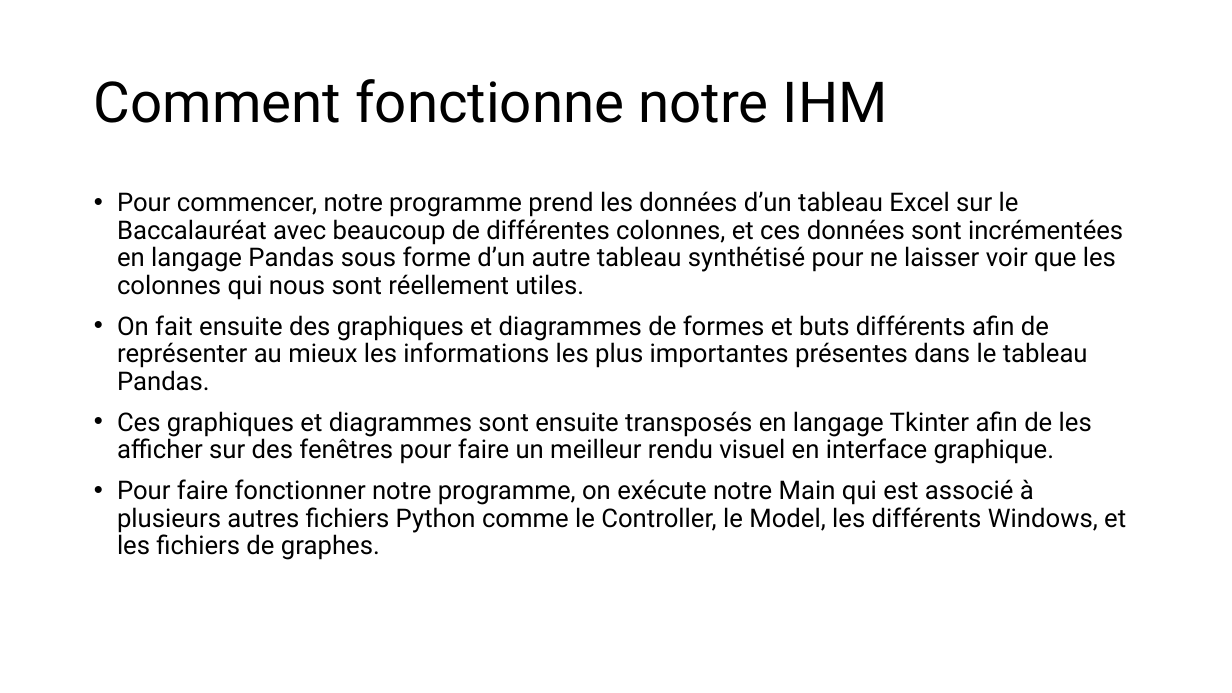
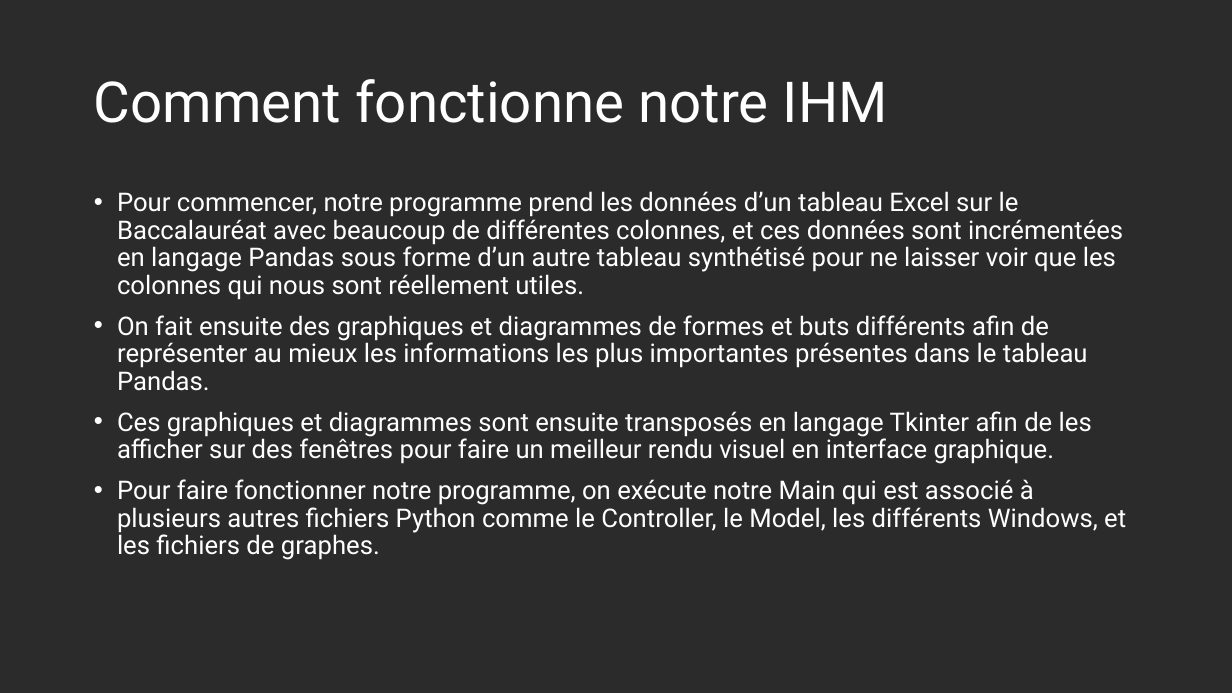
Before and after one commit to louislefebvre12/2025_2026_nsi_1e02_projet2_gp7, a slide deck: slide 3 of Présentation_du_projet_Python.pptx. Drawn at 1232x693 pixels with LibreOffice and Linux fonts; fonts in the diff are those of the drawing; background and template pictures are left out; a plain dark background stands for a picture behind light text. Boxes give left, top, right and bottom in pixels: in the first picture for what was removed or moved away, otherwise in the second. Text is boxed around its words. In the diff, an @@ line names an element or a change of style, - is before the commit and + after.

```diff
--- a/Présentation_du_projet_Python.pptx
+++ b/Présentation_du_projet_Python.pptx
@@ background #FFFFFF to picture (left out) @@
@@ title "Comment fonctionne notre IHM" at (94, 79, 888, 123): text colour #000000 to #FFFFFF @@
@@ text "Pour commencer, notre programme prend ..." at (117, 191, 1126, 560): text colour #000000 to #FFFFFF @@
```
Also in this commit, not shown: 3 other slides changed.
